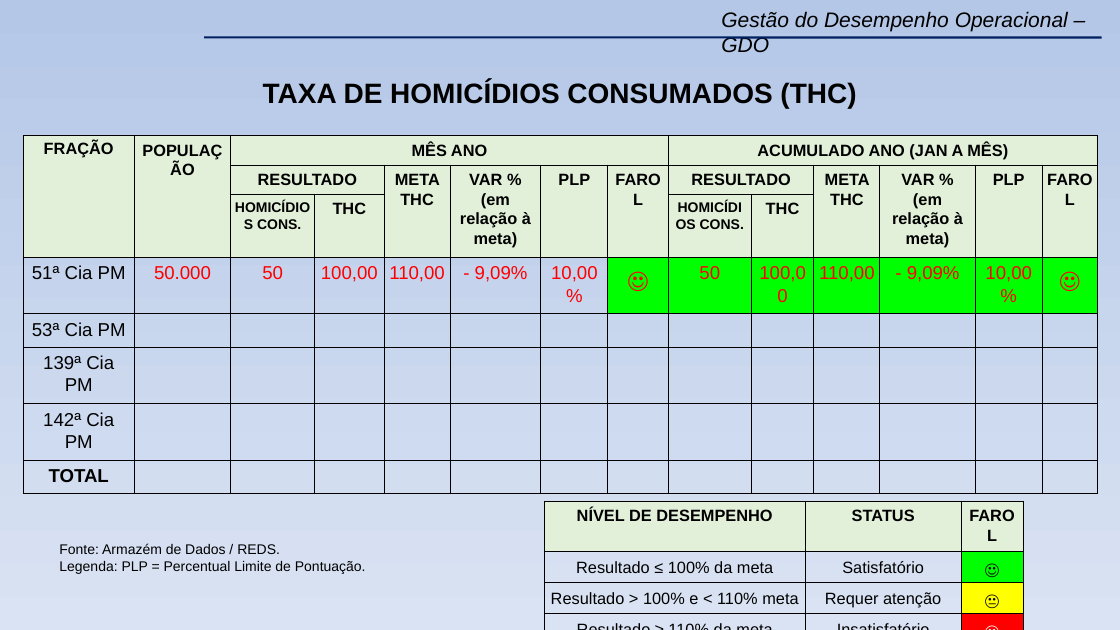
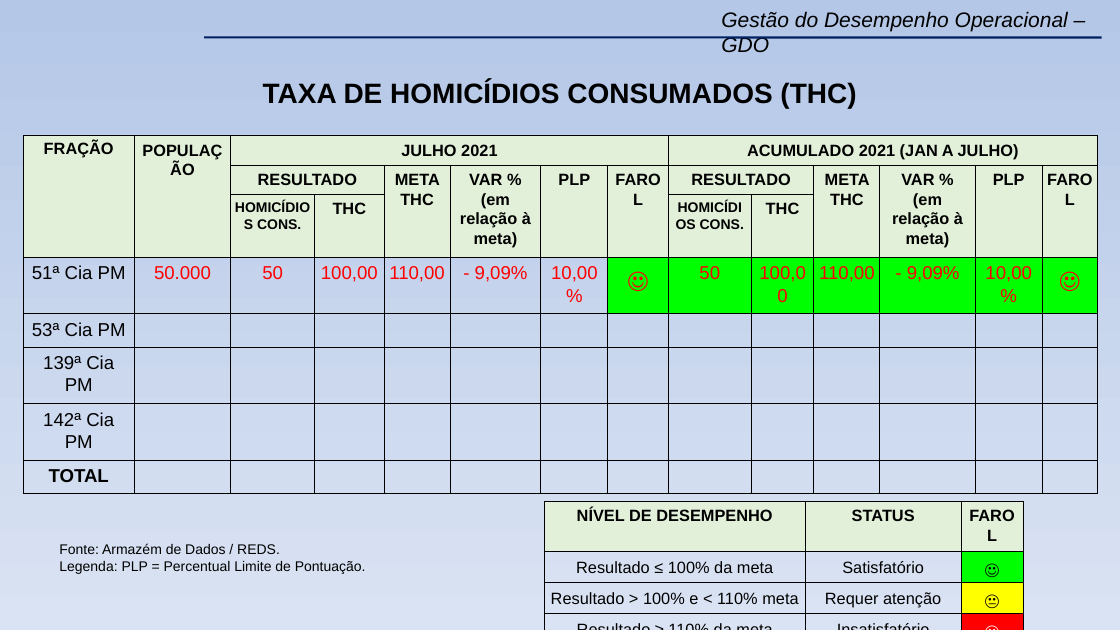
Before and after one commit to WENDEL4891/apresentacao_gdo, a slide deck: slide 6 of files/2021/7/GDO 23º BPM - JULHO-2021.pptx. Drawn at 1120x630 pixels with LibreOffice and Linux fonts; fonts in the diff are those of the drawing; background and template pictures are left out. Boxes give left, top, right and bottom in pixels: in the first picture for what was removed or moved away, otherwise in the second. Text is boxed around its words. In the diff, an @@ line names an element or a change of style, - is before the commit and + after.

```diff
--- a/files/2021/7/GDO 23º BPM - JULHO-2021.pptx
+++ b/files/2021/7/GDO 23º BPM - JULHO-2021.pptx
@@ table at (24,136,1100,492) @@
-row 1, column 3: MÊS ANO
+row 1, column 3: JULHO 2021
-row 1, column 9: ACUMULADO ANO (JAN A MÊS)
+row 1, column 9: ACUMULADO 2021 (JAN A JULHO)
```
Also in this commit, not shown: 30 other slides changed, 8 other files.
